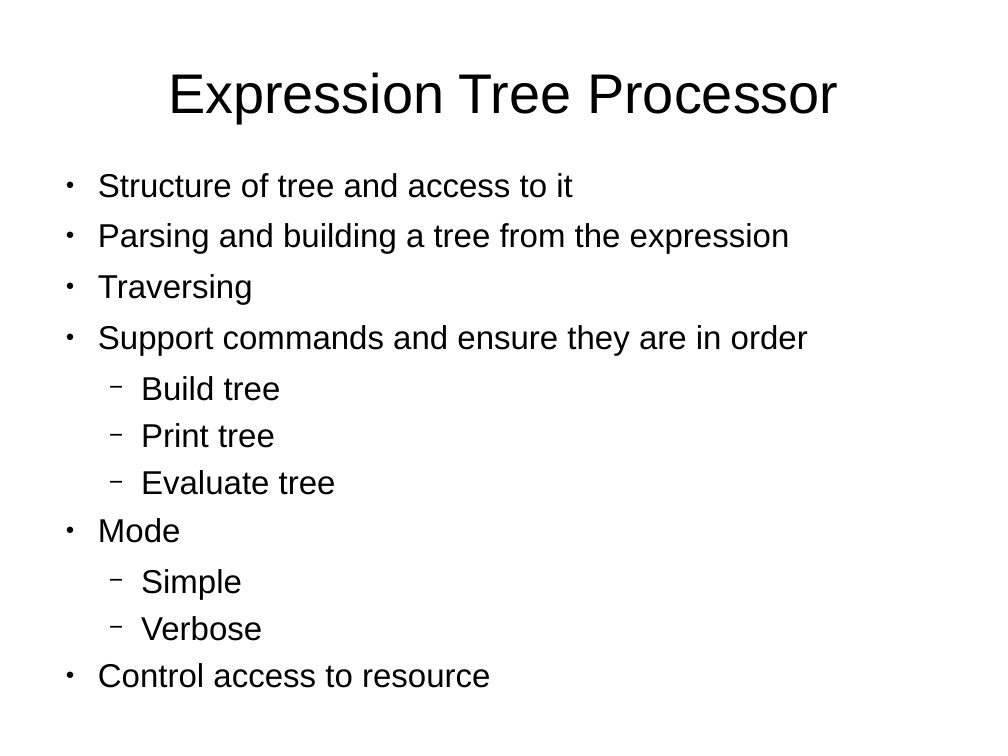
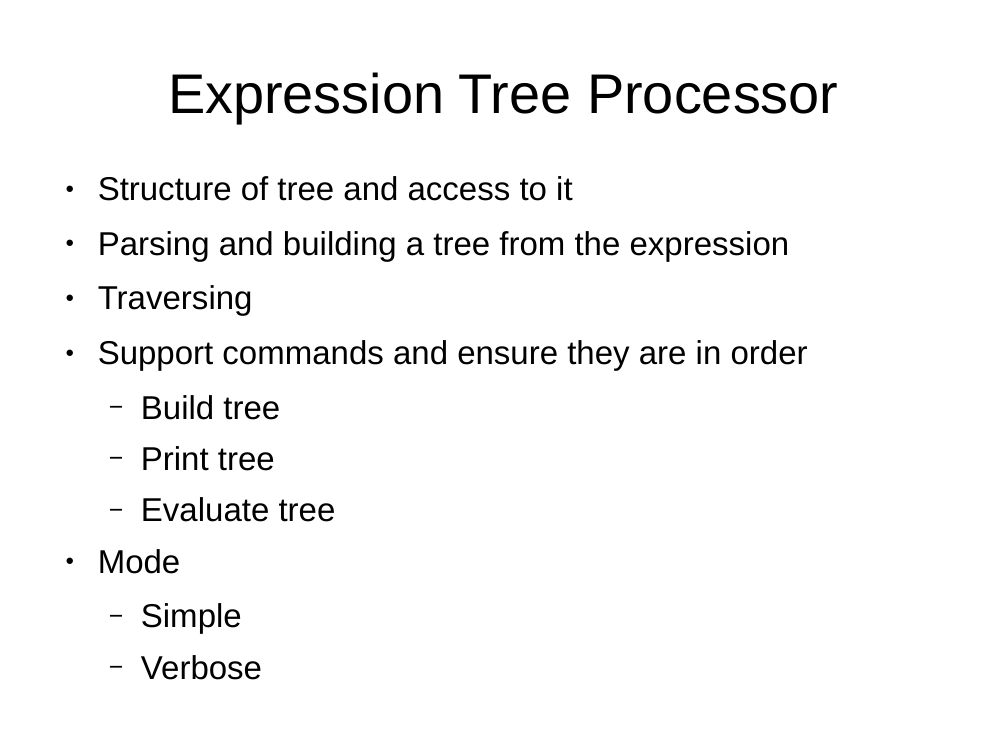
Before and after one commit to bpcrao/purnacode, a slide deck: slide 2 of ppts/Design Patterns by Example.ppt. Drawn at 1008x756 pixels with LibreOffice and Linux fonts; fonts in the diff are those of the drawing. Boxes give left, top, right and bottom in pixels: in the first picture for what was removed or moved away, otherwise in the second. Text is boxed around its words. In the diff, an @@ line names an element or a change of style, - is before the commit and + after.

```diff
--- a/ppts/Design Patterns by Example.ppt
+++ b/ppts/Design Patterns by Example.ppt
@@ text "Structure of tree and access ..." at [98,176,808,680]: line spacing 0.83 to 0.93 @@
@@ text at [98,663,490,688]: paragraph removed @@
-● Control access to resource
```
Also in this commit, not shown: 6 other slides changed, 3 slides added, 1 slide removed, 3 other files.
